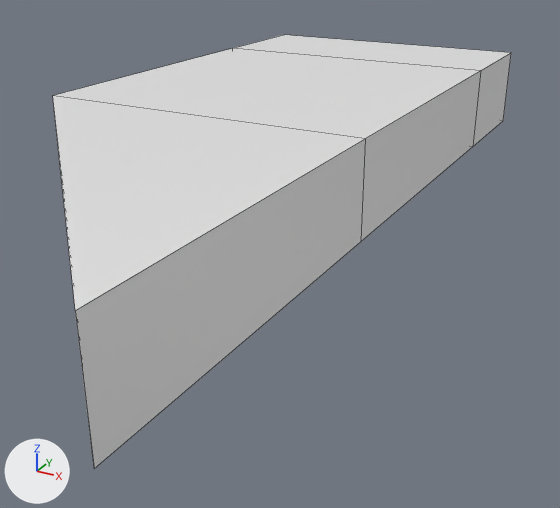
A saved change to the Blender file Assets/BlenderFiles/trapezoid.blend.
Rendered twice from a 50 mm lens placed at (8.96, -12.65, 4.7), pointed at (1.32, 1.24, -2.24). The lights are fixed; the arrows at lower left show +X, +Y and +Z. Mesh edges are drawn as thin lines.

Before the edit, the objects in view are built like this:
```python
me_cube = bpy.data.meshes.new('Cube')
me_cube.from_pydata(...)  # 14 vertices, 13 faces; spans x -1.0..1.0, y -1.0..1.43, z -1.0..1.0
me_cube.materials.append(mat_material)  # white #e7e7e7
ob_cube = bpy.data.objects.new('Cube', me_cube)
ob_cube.location = (0.0, 0.0, 0.0)
ob_cube.scale = (3.75, 7.5, 1.0)
```
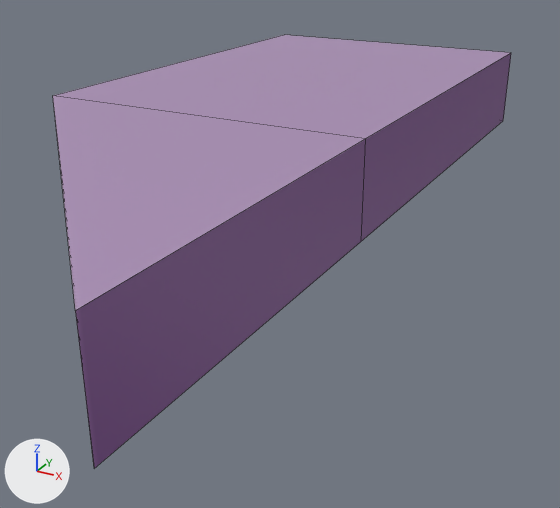
Boxes [x1, y1, x2, y2] around the edits, measured in the pictures (560 x 508 px):
part 1 of me_cube, cut back
    both: [53, 35, 511, 241]
part 2 of me_cube, recoloured (white to purple)
    both: [53, 96, 365, 468]

The change, as a list of edits to the scene's bpy script:
```text
Add img_uv_trapezoid_purple_painted_png:
    img_uv_trapezoid_purple_painted_png = load_image('UV_trapezoid_PURPLE-PAINTED.png', '../Textures/UV_trapezoid_PURPLE-PAINTED.png', 2048, 2048, 'sRGB')
Add mat_purple:
    mat_purple = principled_material('purple')
    mat_purple.texture = img_uv_trapezoid_purple_painted_png
Change me_cube:
    used by ob_cube; location = (0.0, 0.0, 0.0); scale = (3.75, 7.5, 1.0)
    remove me_cube.from_pydata(...)  # 14 vertices, 13 faces; spans x -1.0..1.0, y -1.0..1.43, z -1.0..1.0
    add me_cube.from_pydata(...)  # 10 vertices, 9 faces; spans x -1.0..1.0, y -1.0..1.43, z -1.0..1.0
    me_cube part 1
    4 vertices are removed from x -1.0..1.0, y 1.0, z -1.0..1.0
    8 faces are deleted
    4 new faces join them
    me_cube part 2: 5 faces spanning x -1.0..1.0, y -1.0..1.43, z -1.0..1.0 switch from mat_material (white #e7e7e7) to mat_purple (picture img_uv_trapezoid_purple_painted_png)
```
